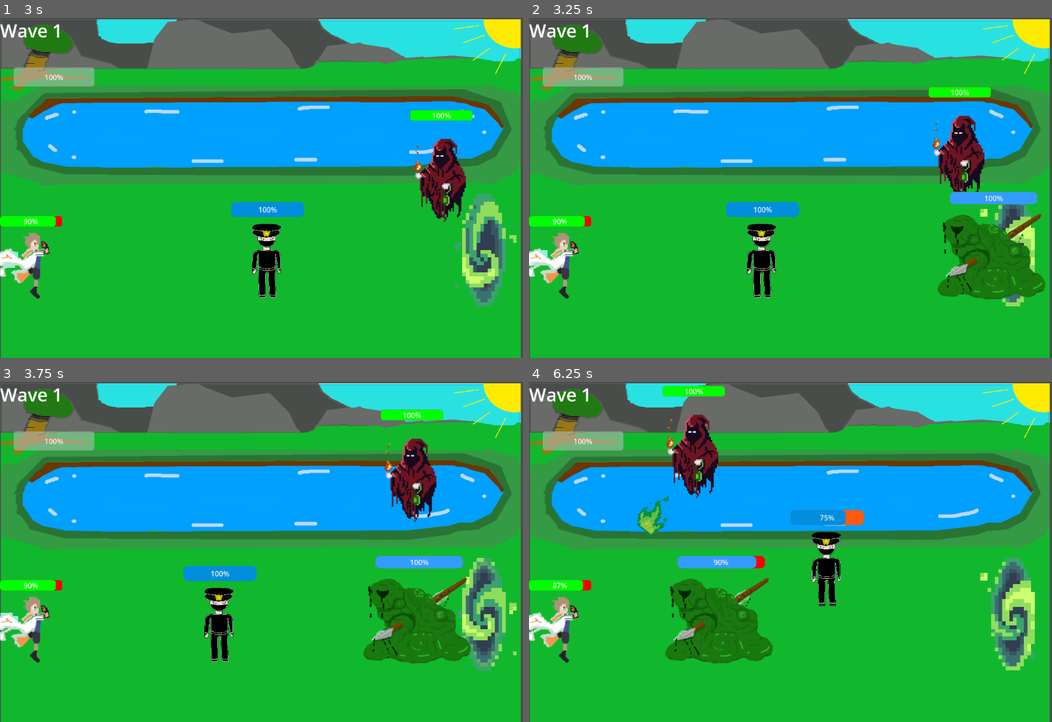
Above: before the commit, frames 1-4 (two rows, left to right).
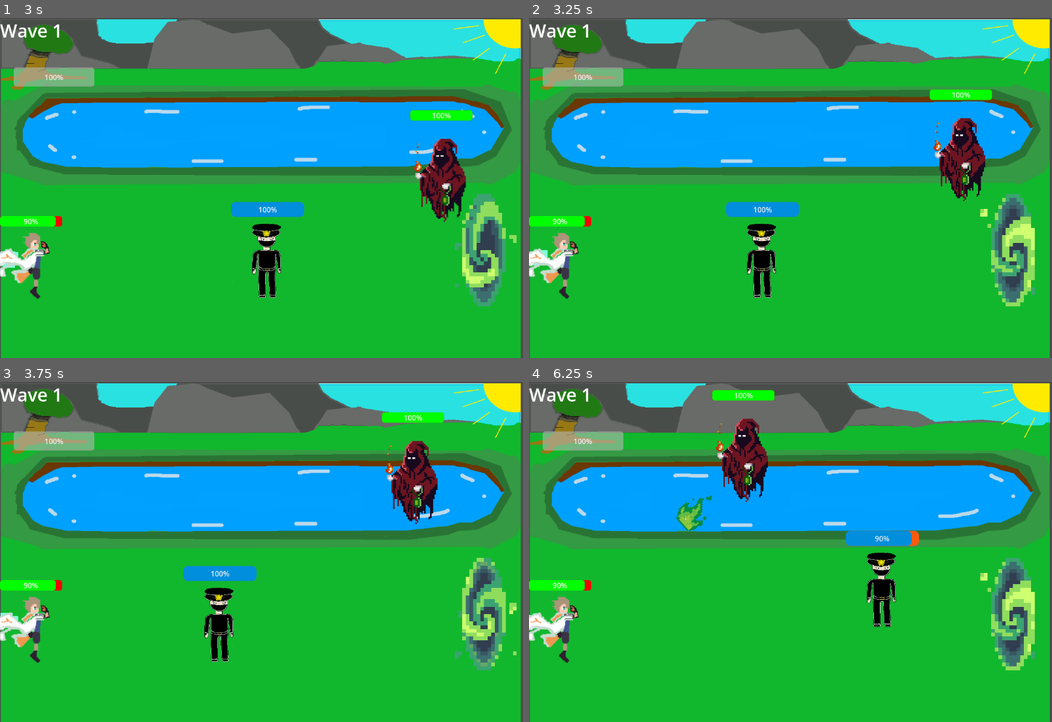
Above: after the commit, the same moments.

Repository: jwang5-dot/12-DT-Project
Game: Godot game, scene res://scene/mainmenu.tscn
Two runs of this game, one before a commit and one after it. Both use one fixed random seed, a clock stepped at 60 frames per second and the inputs below.
Inputs (mouse positions are in pixels of both pictures, inside the frame that each line leads up to):
- Up to frame 1 (3 s): click "PLAY" at 0.5 s; tap Enter (ui_accept) at 1.25, 1.52, 2.27 s; move the mouse to (376, 171) at 1.27 s; hold Right (ui_right) 1.28-2.78 s; move the mouse to (156, 205) at 2.02 s; move the mouse to (313, 113) at 2.77 s; hold Left (ui_left) from 2.78 s (still down)
- Up to frame 2 (3.25 s): keep holding Left (ui_left)
- Up to frame 3 (3.75 s): move the mouse to (235, 620) at 3.52 s; release Left (ui_left) at 3.53 s; hold Right (ui_right) from 3.53 s (still down)
- Up to frame 4 (6.25 s): tap Enter (ui_accept) at 3.77, 4.52, 5.27 s; move the mouse to (947, 603) at 4.27 s; move the mouse to (633, 501) at 5.02 s; release Right (ui_right) at 5.03 s; hold Left (ui_left) 5.03-5.78 s; move the mouse to (816, 552) at 5.77 s; hold Right (ui_right) from 5.78 s (still down)

Frame 1 is identical in both runs. In frame 2, 5.4% of the frame differs, in the area x 76-99%, y 20-83%; in frame 3, 5.5%; in frame 4, 12%, in the area x 4-75%, y 1-83%.

Commit message:
conventions_checklist_fix

Diff:
--- a/assessment-game/script/enemy_spawn.gd
+++ b/assessment-game/script/enemy_spawn.gd
@@ -21,6 +21,8 @@
 
 # Called when the node enters the scene tree for the first time.
 func _ready() -> void:
+	if spawn_timer == null:
+		return
 	spawn_timer.wait_time = SPAWN_TIME
 	spawn_timer.start()
 
@@ -28,13 +30,14 @@
 # Timer used to control when the enemy spawns and starts a new wave
 func _timer_countdown() -> void:
 	# Checks and spawns an amount of enemies
-	if enemy_spawned <= ENEMY_NUMBER and enemy_wave <= ENEMY_WAVES:
+	if enemy_spawned < ENEMY_NUMBER and enemy_wave <= ENEMY_WAVES:
 		spawn_enemy()
 		enemy_spawned += ENEMY_INCREASE
 	else:
 		spawn_timer.stop()
 
-		# Updates the wave number displayed, resets the enemy spawed and starts new wave
+		# Updates the wave number displayed
+		# Resets the enemy spawned and starts new wave
 		if enemy_wave < ENEMY_WAVES:
 			await get_tree().create_timer(WAVE_TIME).timeout
 			enemy_spawned = ENEMY_SPAWNED
@@ -48,6 +51,9 @@
 	if enemy_scene.is_empty():
 		return
 
+	if spawn_point == null:
+		return
+
 	var random_spawn = randi_range(0, len(enemy_scene) - 1)
 	var enemy = enemy_scene[random_spawn].instantiate()
 	enemy.global_position = spawn_point.global_position
--- a/assessment-game/script/melee_enemy.gd
+++ b/assessment-game/script/melee_enemy.gd
@@ -9,6 +9,8 @@
 const DAMAGE_DONE: int = 5
 const DAMAGE_TAKEN: int = 10
 const CONTINUOUS_DAMAGE: int = 1
+const STARTING_HEALTH: int = 1
+const PLAYER_GROUP = "player"
 
 @export var sprite: Sprite2D
 @export var health_ui: ProgressBar
@@ -24,14 +26,15 @@
 func _physics_process(delta: float) -> void:
 	if player_range:
 		continuous_damage_count_down -= delta
-	if continuous_damage_count_down < 0:
-		player.take_damage(CONTINUOUS_DAMAGE)
-		continuous_damage_count_down = CONTINUOUS_DAMAGE_TIMER
+
+		if continuous_damage_count_down < 0:
+			player.take_damage(CONTINUOUS_DAMAGE)
+			continuous_damage_count_down = CONTINUOUS_DAMAGE_TIMER
 
 
 # Sets enemy at maximum health and finds player at the start
 func _ready() -> void:
-	for node in get_tree().get_nodes_in_group("player"):
+	for node in get_tree().get_nodes_in_group(PLAYER_GROUP):
 		player = node
 	health_ui.max_value = health
 	health_ui.value = health
@@ -52,14 +55,14 @@
 # Checks if enemy still has health to take damage
 # Deletes enemy from scene when no health
 func take_damage() -> void:
-	if health > 1:
+	if health > STARTING_HEALTH:
 		health -= DAMAGE_TAKEN
 		health_ui.value = health
 	else:
 		queue_free()
 
 
-# Checks if the the body interacted is Player and deals damage
+# Checks if the body interacted is Player and deals damage
 func _take_damage(body: Node2D) -> void:
 	if body is Player_2 or body is Player_1:
 		body.take_damage(DAMAGE_DONE)
--- a/assessment-game/script/player_2.gd
+++ b/assessment-game/script/player_2.gd
@@ -6,21 +6,22 @@
 const GRAVITY = 1200.0
 const CONTINUOUS_DAMAGE_TIMER: float = 0.5
 const CONTINUOUS_DAMAGE: int = 5
-const TELEPORT_XVALUE = 61
-const TELEPORT_YVALUE = 598
+const TELEPORT_X_VALUE = 61
+const TELEPORT_Y_VALUE = 598
 const SHIELD_COOLDOWN: float = 2.0
 const SHIELD_DURATION: float = 4.0
 const SHIELD_REGENERATION: float = 1.5
 const TELEPORT_REQUIREMENT: int = 2
 const ENEMY_DAMAGE_TIMER: float = 0.5
 const TELEPORT_INCREASE: int = 1
+const END_ANIMATION_SCENE = "res://scene/End_Animation.tscn"
 
 var health: int = 100
 var double_jump: bool = true
 var enemy: CharacterBody2D
 var teleport_count: int = 0
 var enemy_range: bool = false
-var damage_timer = CONTINUOUS_DAMAGE_TIMER
+var damage_timer: float = CONTINUOUS_DAMAGE_TIMER
 var shielding: bool = false
 var shield_time: float = SHIELD_DURATION
 var shield_cooldown_time: float = 0.0
@@ -142,12 +143,12 @@
 # Teleports the player within the scene
 func _portal(area: Area2D) -> void:
 	if area.is_in_group("Portal"):
-		position.x = TELEPORT_XVALUE
-		position.y = TELEPORT_YVALUE
+		position.x = TELEPORT_X_VALUE
+		position.y = TELEPORT_Y_VALUE
 		teleport_count += TELEPORT_INCREASE
 
 		if teleport_count >= TELEPORT_REQUIREMENT:
-			get_tree().change_scene_to_file("res://scene/End_Animation.tscn")
+			get_tree().change_scene_to_file(END_ANIMATION_SCENE)
 
 
 # Detects when an enemy leaves the player's attack range
